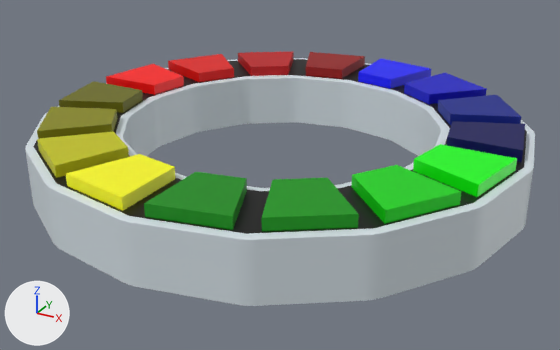
What one commit did to the FBX model Assets/Models/core_ring.fbx.
Both versions are drawn from a 50 mm camera at (1.426, -2.609, 1.184) aimed at (0.024, -0.06, -0.09). Every picture has the same lights, and +X, +Y and +Z are marked at lower left.
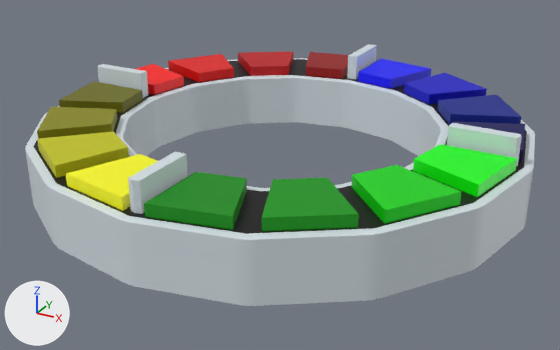
The edits, one by one:
Material '11' (mat_11) changes colour from yellow #8a8a00 to blue #0000ff; in linear values from (0.253, 0.253, 0.0) to (0.0, 0.0, 1.0).
Material '12' (mat_12) changes colour from dark yellow #6d6d00 to blue #0000c5; in linear values from (0.152, 0.152, 0.0) to (0.0, 0.0, 0.557).
Material '13' (mat_13) changes colour from red #ff0000 to blue #09218c; in linear values from (1.0, 0.0, 0.0) to (0.00262, 0.0151, 0.264).
Material '14' (mat_14) changes colour from red #e20500 to dark blue #000059; in linear values from (0.764, 0.00138, 0.0) to (0.0, 0.0, 0.1).
Material '41' (mat_41) is new.
Its base color is (1.0, 0.0, 0.0) (red #ff0000).
Material '34' (mat_34) is new.
Its base color is (0.152, 0.152, 0.0) (dark yellow #6d6d00).
Material '33' (mat_33) is new.
Its base color is (0.253, 0.253, 0.0) (yellow #8a8a00).
Material '42' (mat_42) is new.
Its base color is (0.764, 0.00138, 0.0) (red #e20500).
me_cylinder is used by ob_cylinder; location (0.0, 0.0, 0.0); rotation (0.0, 0.0, -3.142), in degrees (0, 0, -180); scale (-1.0, -1.0, -0.116).
me_cylinder had 4032 vertices, 4018 faces and spanned x -1.0..1.0, y -1.0..1.0, z -1.39..1.0.
me_cylinder now has 4080 vertices, 4066 faces and spans x -1.0..1.0, y -1.0..1.0, z -1.95..1.0.
Part 1, on me_cylinder:
8 faces are deleted.
24 vertices are added at x -0.95..0.95, y -0.95..0.95, z -1.95.
24 new vertices lie (0.0, 0.0, 0.95) away from vertices in x -0.95..0.95, y -0.95..0.95, z -1.95.
32 new faces join them, mat_primary (white #d7e1e7).
24 new faces join them, mat_secondary (black #000000).
me_cylinder no longer uses material mat_1 (blue #0000ff).
me_cylinder no longer uses material mat_2 (blue #0000c5).
me_cylinder no longer uses material mat_3 (blue #09218c).
me_cylinder no longer uses material mat_4 (dark blue #000059).
me_cylinder now uses material mat_33 (yellow #8a8a00).
me_cylinder now uses material mat_34 (dark yellow #6d6d00).
me_cylinder now uses material mat_41 (red #ff0000).
me_cylinder now uses material mat_42 (red #e20500).

Where the change shows, as pixel boxes (x1, y1, x2, y2) in the pictures (560 x 350 px):
'Cylinder', recoloured, reshaped
    before: (25, 51, 535, 306)
    after: (25, 44, 535, 306)
part 1 of me_cylinder, built on
    before: (123, 65, 524, 217)
    after: (97, 44, 524, 217)
